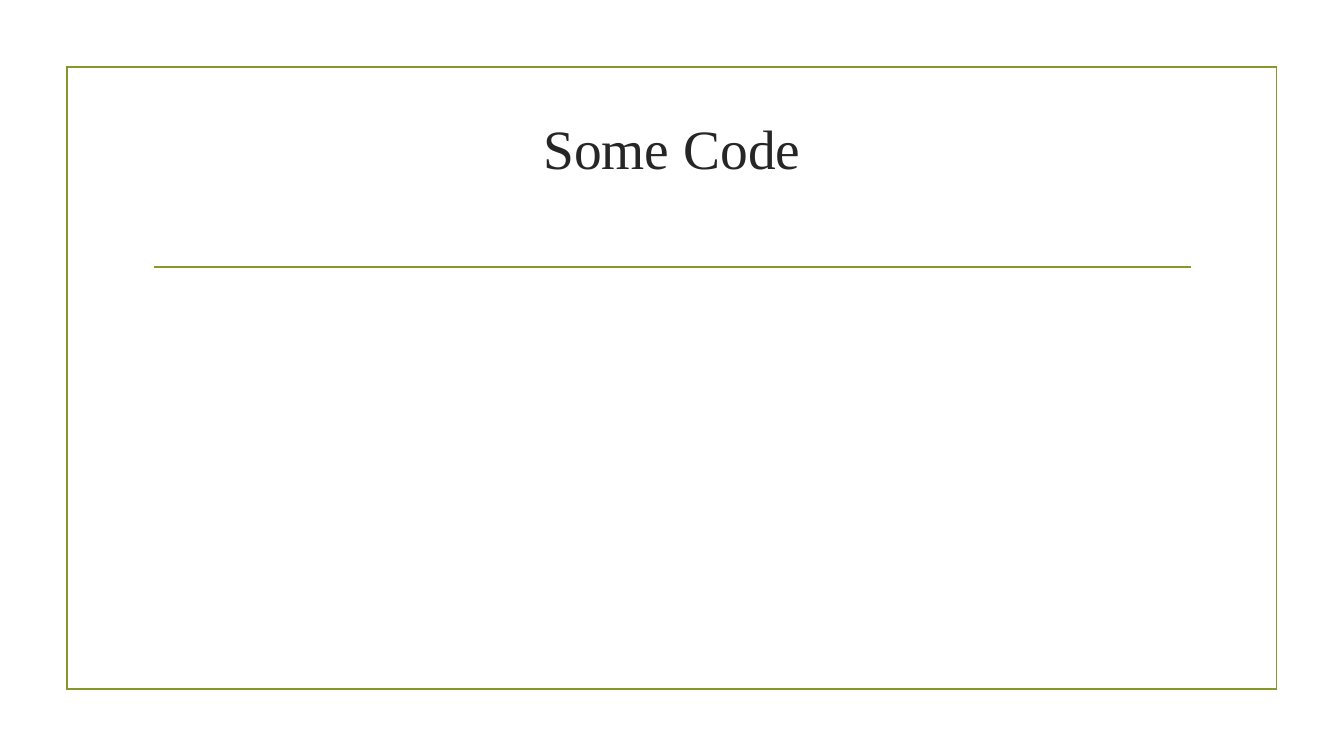
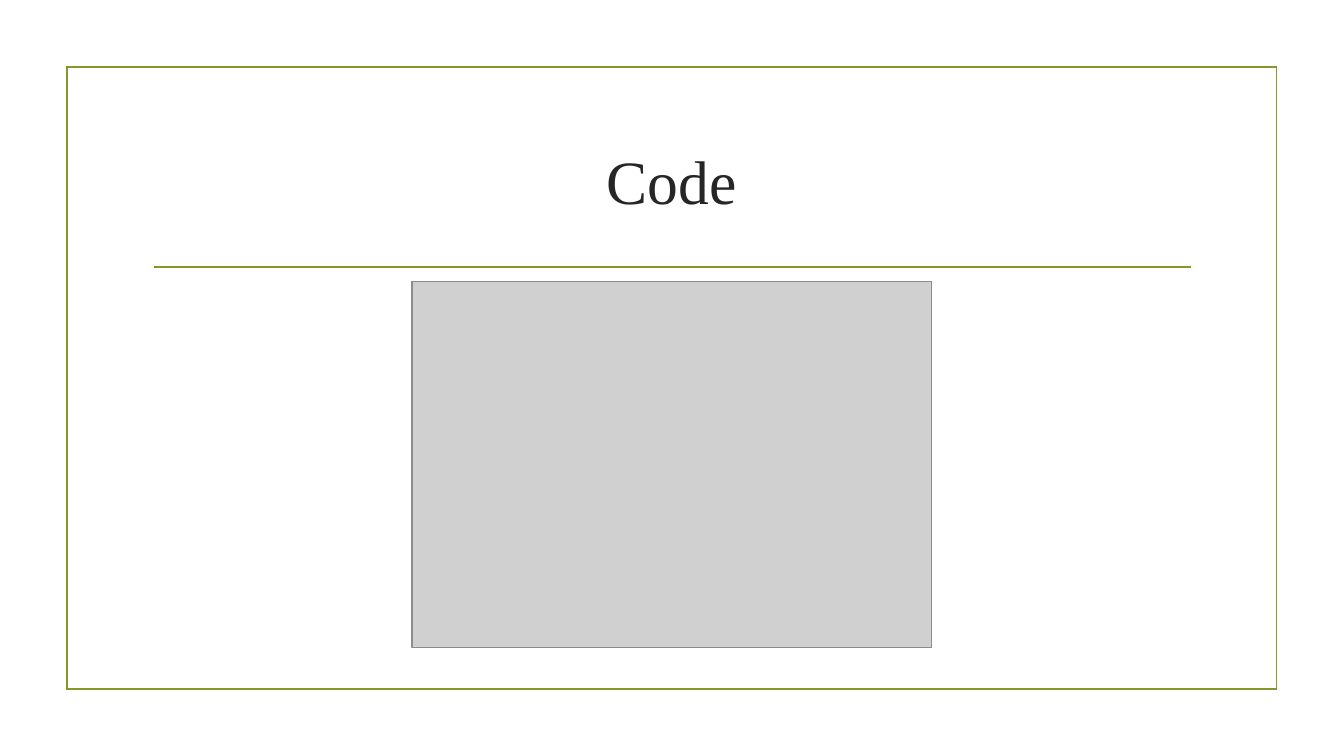
Before and after one commit to jjwu1019/Project, a slide deck: slide 16 of Project1JupyterLanding.pptx. Drawn at 1344x756 pixels with LibreOffice and Linux fonts; fonts in the diff are those of the drawing; grey boxes stand for pictures; background and template pictures are left out. Boxes give left, top, right and bottom in pixels: in the first picture for what was removed or moved away, otherwise in the second. Text is boxed around its words. In the diff, an @@ line names an element or a change of style, - is before the commit and + after.

```diff
--- a/Project1JupyterLanding.pptx
+++ b/Project1JupyterLanding.pptx
@@ title at box(607, 161, 737, 205): text changed; size 39.6 to 44 pt @@
-Some Code
+Code
@@ picture added at box(412, 282, 933, 648) @@
```
Also in this commit, not shown: 2 other slides changed, 1 slide added, 1 slide removed.
